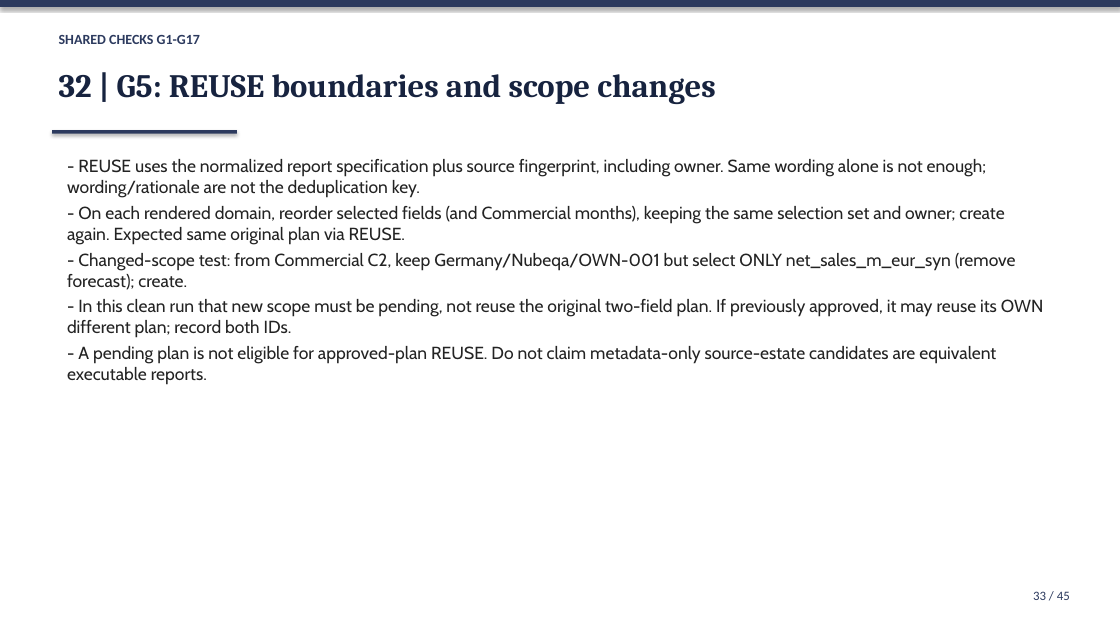
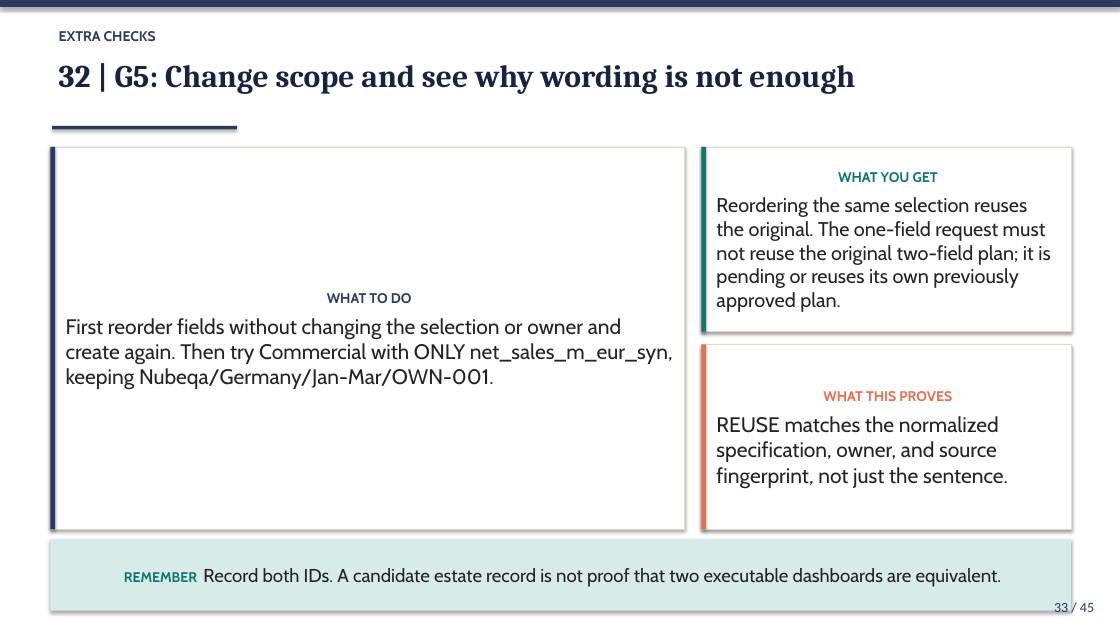
Before and after one commit to Princeadhi123/Since-AI-Hackathon, a slide deck: slide 33 of docs/DEMO_SLIDES.pptx. Drawn at 1120x630 pixels with LibreOffice and Linux fonts; fonts in the diff are those of the drawing. Boxes give left, top, right and bottom in pixels: in the first picture for what was removed or moved away, otherwise in the second. Text is boxed around its words. In the diff, an @@ line names an element or a change of style, - is before the commit and + after.

```diff
--- a/docs/DEMO_SLIDES.pptx
+++ b/docs/DEMO_SLIDES.pptx
@@ text at <box>59,31,156,41</box>: text changed; font Calibri to Cabin @@
-SHARED CHECKS G1-G17
+EXTRA CHECKS
@@ text at <box>59,65,855,94</box>: text changed; size 28 to 27 pt @@
-32 | G5: REUSE boundaries and scope changes
+32 | G5: Change scope and see why wording is not enough
@@ rectangle "WHAT TO DO": place and size @@
-rectangle "WHAT TO DO" at <box>67,159,1044,385</box>
+rectangle "WHAT TO DO" at <box>50,147,685,529</box>
@@ rectangle "WHAT TO DO" at <box>50,147,685,529</box>: vertical alignment top to middle; fill none to #FFFFFF; outline none to #E3D9C6 0.75 pt; shadow on @@
@@ rectangle added at <box>50,147,55,529</box>, fill #2C3A5E @@
@@ rectangle: place and size @@
-rectangle at <box>52,130,237,134</box>
+rectangle at <box>52,126,237,129</box>
@@ rectangle added at <box>702,147,1071,332</box>, fill #FFFFFF, outline #E3D9C6 0.75 pt, 17 pt, text #232323 @@
+WHAT YOU GET
+Reordering the same selection reuses the original. The one-field request must not reuse the original two-field plan; it is pending or reuses its own previously approved plan.
@@ rectangle added at <box>702,147,707,332</box>, fill #0F766E @@
@@ text in rectangle at <box>66,293,673,390</box>: text changed; size 15 to 18 pt @@
-- REUSE uses the normalized report specification plus source fingerprint, including owner. Same wording alone is not enough; wording/rationale are not the deduplication key.
-- On each rendered domain, reorder selected fields (and Commercial months), keeping the same selection set and owner; create again. Expected same original plan via REUSE.
-- Changed-scope test: from Commercial C2, keep Germany/Nubeqa/OWN-001 but select ONLY net_sales_m_eur_syn (remove forecast); create.
-- In this clean run that new scope must be pending, not reuse the original two-field plan. If previously approved, it may reuse its OWN different plan; record both IDs.
-- A pending plan is not eligible for approved-plan REUSE. Do not claim metadata-only source-estate candidates are equivalent executable reports.
+WHAT TO DO
+First reorder fields without changing the selection or owner and create again. Then try Commercial with ONLY net_sales_m_eur_syn, keeping Nubeqa/Germany/Jan-Mar/OWN-001.
@@ rectangle added at <box>702,344,1071,529</box>, fill #FFFFFF, outline #E3D9C6 0.75 pt, 18 pt, text #232323 @@
+WHAT THIS PROVES
+REUSE matches the normalized specification, owner, and source fingerprint, not just the sentence.
@@ rectangle added at <box>702,344,707,529</box>, fill #E76F51 @@
@@ rectangle added at <box>50,539,1071,611</box>, fill #D7EBE8, 16 pt, text #232323 @@
+REMEMBER Record both IDs. A candidate estate record is not proof that two executable dashboards are equivalent.
@@ text "33 / 45": place and size @@
-text "33 / 45" at <box>1033,591,1070,600</box>
+text "33 / 45" at <box>1054,603,1094,612</box>
@@ text "33 / 45" at <box>1054,603,1094,612</box>: size 11 to 12 pt @@
```
Also in this commit, not shown: 26 other slides changed, 18 slides added, 18 slides removed, 7 other files.
